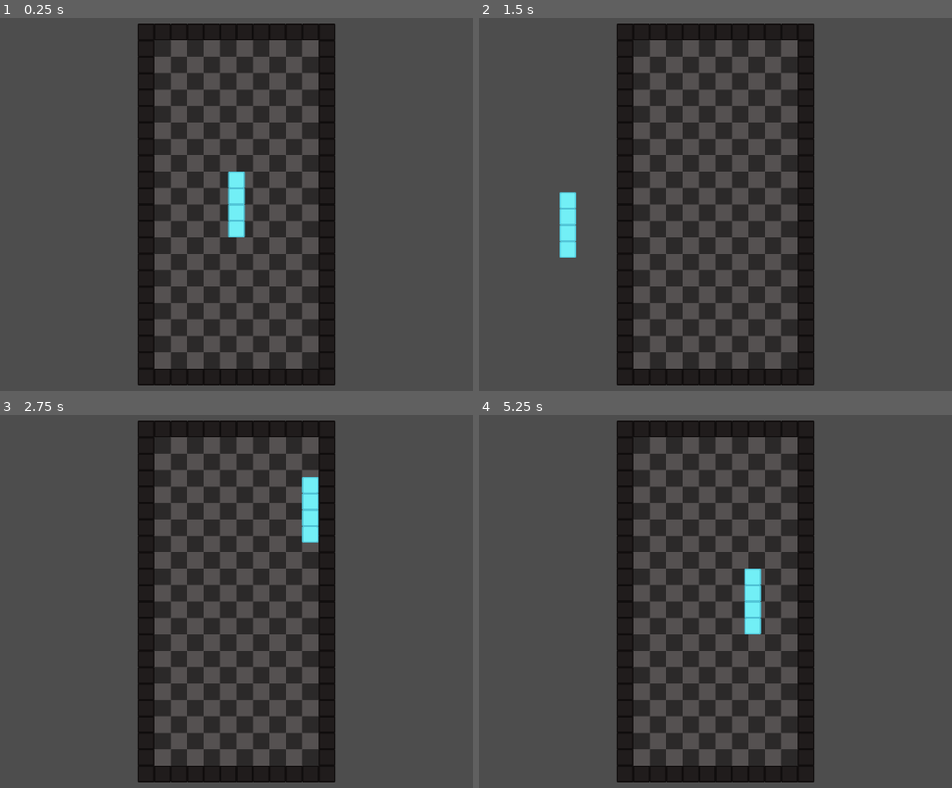
Above: before the commit, frames 1-4 (two rows, left to right).
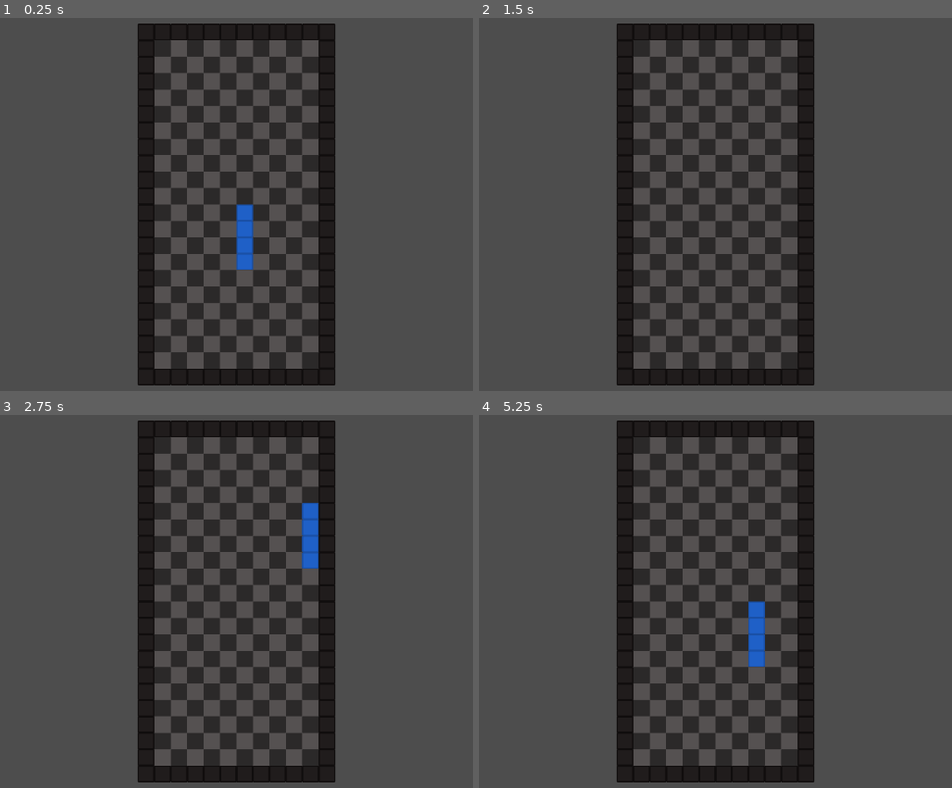
Above: after the commit, the same moments.

Repository: david8zhang/ram-manager
Game: Godot game, scene res://scenes/Main.tscn
Same seed, same stepped clock (60 frames per second), same inputs: the game is played once before the commit and once after it.
Inputs (mouse positions are in pixels of both pictures, inside the frame that each line leads up to):
- Up to frame 1 (0.25 s): no input
- Up to frame 2 (1.5 s): tap Enter at 0.5 s; move the mouse to (876, 182) at 0.52 s; tap Space at 1.25 s; move the mouse to (568, 226) at 1.27 s
- Up to frame 3 (2.75 s): tap Enter at 2 s; move the mouse to (312, 508) at 2.02 s
- Up to frame 4 (5.25 s): tap Space at 2.75, 4.25 s; move the mouse to (677, 683) at 2.77 s; tap Enter at 3.5 s; move the mouse to (937, 664) at 3.52 s; move the mouse to (493, 538) at 4.27 s; move the mouse to (753, 601) at 5.02 s

The runs differ from the first frame. In frame 1, 1.1% of the frame differs, in the area x 48-54%, y 41-68%; in frame 2, 0.6%; in frame 3, 0.9%; in frame 4, 1.0%.

Commit message:
added preview block logic for line piece

Diff:
--- a/prefabs/Block.tscn
+++ b/prefabs/Block.tscn
@@ -1,10 +1,6 @@
-[gd_scene load_steps=3 format=3 uid="uid://b54yhaxshm837"]
+[gd_scene load_steps=2 format=3 uid="uid://8l0tq27lc43b"]
 
-[ext_resource type="Script" path="res://scripts/Block.gd" id="1_utlxb"]
-[ext_resource type="Texture2D" uid="uid://c65m7nbc6l6wv" path="res://assets/placeholder/multi/O.png" id="2_6htxc"]
+[ext_resource type="Texture2D" uid="uid://3dpp3fyhwio1" path="res://assets/placeholder/single/Blue.png" id="2_a6wsc"]
 
-[node name="Block" type="Node2D"]
-script = ExtResource("1_utlxb")
-
-[node name="Sprite2D" type="Sprite2D" parent="."]
-texture = ExtResource("2_6htxc")
+[node name="Block" type="Sprite2D"]
+texture = ExtResource("2_a6wsc")
--- a/prefabs/Board.tscn
+++ b/prefabs/Board.tscn
@@ -1,10 +1,12 @@
-[gd_scene load_steps=3 format=3 uid="uid://cimhebjccj8f7"]
+[gd_scene load_steps=4 format=3 uid="uid://cimhebjccj8f7"]
 
 [ext_resource type="Texture2D" uid="uid://cp5pdspumy0iq" path="res://assets/placeholder/Board.png" id="1_kke8e"]
 [ext_resource type="Script" path="res://scripts/Board.gd" id="1_qcpev"]
+[ext_resource type="PackedScene" uid="uid://8l0tq27lc43b" path="res://prefabs/Block.tscn" id="2_ny7pc"]
 
 [node name="Board" type="Node2D"]
 script = ExtResource("1_qcpev")
+block_scene = ExtResource("2_ny7pc")
 
 [node name="Sprite2D" type="Sprite2D" parent="."]
 texture = ExtResource("1_kke8e")
--- a/prefabs/Player.tscn
+++ /dev/null
@@ -1,6 +0,0 @@
-[gd_scene load_steps=2 format=3 uid="uid://ddb2vcq62qq1b"]
-
-[ext_resource type="Script" path="res://scripts/Player.gd" id="1_nfb4c"]
-
-[node name="Player" type="Node2D"]
-script = ExtResource("1_nfb4c")
--- a/scenes/Main.tscn
+++ b/scenes/Main.tscn
@@ -1,12 +1,10 @@
-[gd_scene load_steps=4 format=3 uid="uid://dramux1asfstc"]
+[gd_scene load_steps=3 format=3 uid="uid://dramux1asfstc"]
 
 [ext_resource type="Script" path="res://scripts/Game.gd" id="1_l37a8"]
 [ext_resource type="PackedScene" uid="uid://cimhebjccj8f7" path="res://prefabs/Board.tscn" id="2_tikg1"]
-[ext_resource type="PackedScene" uid="uid://b54yhaxshm837" path="res://prefabs/Block.tscn" id="3_wisid"]
 
 [node name="Main" type="Node2D"]
 script = ExtResource("1_l37a8")
-block_scene = ExtResource("3_wisid")
 
 [node name="Board" parent="." instance=ExtResource("2_tikg1")]
 
--- a/scripts/Block.gd
+++ /dev/null
@@ -1,28 +0,0 @@
-class_name Block
-extends Node2D
-
-enum BlockType {
-	LINE,
-	L,
-	J,
-	SQUARE,
-	S,
-	Z,
-	T
-}
-
-var block_width
-var block_height
-
-@onready var sprite = $Sprite2D as Sprite2D
-
-func _ready():
-	sprite.visible = false
-
-func create(block_type: BlockType):
-	match block_type:
-		BlockType.LINE:
-			sprite.texture = load("res://assets/placeholder/multi/I.png")
-		BlockType.L:
-			sprite.texture = load("res://assets/placeholder/multi/L.png")
-	sprite.visible = true
--- a/scripts/Board.gd
+++ b/scripts/Board.gd
@@ -1,29 +1,92 @@
 class_name Board
 extends Node2D
 
+enum MultiBlockType {
+	LINE,
+	L,
+	J,
+	SQUARE,
+	S,
+	Z,
+	T
+}
+
 @onready var sprite = $Sprite2D
 @onready var game = get_node("/root/Main") as Game
+@export var block_scene: PackedScene
 
 var top_left: Vector2
 var block_size = 64
 var width = 10
 var height = 20
+var grid = []
+var mblock_type_to_place = MultiBlockType.LINE
+
+var curr_block_pieces = []
 
 # Called when the node enters the scene tree for the first time.
 func _ready():
 	var top_left_x = sprite.global_position.x - (block_size * (width / 2))
 	var top_left_y = sprite.global_position.y - (block_size * (height / 2))
 	top_left = Vector2(top_left_x, top_left_y)
+	init_grid()
 
-func convert_mouse_pos_to_board_pos(mouse_pos: Vector2):
-	var board_col = floor((mouse_pos.x - top_left.x) / block_size)
-	var board_row = floor((mouse_pos.y - top_left.y) / block_size)
+# Initialize board grid
+func init_grid():
+	for i in height:
+		grid.append([])
+		for j in width:
+			grid[i].append(false)
+
+func convert_world_pos_to_board_pos(world_pos: Vector2):
+	var board_col = floor((world_pos.x - top_left.x) / block_size)
+	var board_row = floor((world_pos.y - top_left.y) / block_size)
 	if board_row >= 0 and board_row < height and board_col >= 0 and board_col < width:
 		var board_pos = Vector2(board_row, board_col)
 		return board_pos
 	return Vector2(-1, -1)
 
+func convert_board_pos_to_world_pos(board_pos: Vector2):
+	var world_x = board_pos.y * block_size + top_left.x + (block_size / 2)
+	var world_y = board_pos.x * block_size + top_left.y + (block_size / 2)
+	return Vector2(world_x, world_y)
+
 func _process(delta):
 	var camera = game.camera as Camera2D
 	var mouse_pos = camera.get_global_mouse_position()
-	convert_mouse_pos_to_board_pos(mouse_pos)
+	var board_pos = convert_world_pos_to_board_pos(mouse_pos)
+	preview_place_block(mblock_type_to_place, board_pos)
+
+
+func preview_place_block(mblock_type: MultiBlockType, board_pos: Vector2):
+	clear_curr_block_pieces()
+	if board_pos != Vector2(-1, -1):
+		match mblock_type:
+			MultiBlockType.LINE:
+				preview_line_block(board_pos)
+			MultiBlockType.L:
+				pass
+			MultiBlockType.J:
+				pass
+			MultiBlockType.SQUARE:
+				pass
+			MultiBlockType.S:
+				pass
+			MultiBlockType.Z:
+				pass
+			MultiBlockType.T:
+				pass
+
+func clear_curr_block_pieces():
+	for piece in curr_block_pieces:
+		piece.queue_free()
+	curr_block_pieces = []
+
+func preview_line_block(board_pos: Vector2):
+	for i in range(0, 4):
+		var block_pos = Vector2(board_pos.x + i, board_pos.y)
+		var world_pos = convert_board_pos_to_world_pos(block_pos)
+		var new_block = block_scene.instantiate() as Sprite2D
+		add_child(new_block)
+		new_block.global_position = world_pos
+		curr_block_pieces.append(new_block)
--- a/scripts/Game.gd
+++ b/scripts/Game.gd
@@ -3,17 +3,7 @@
 
 @onready var board = $Board as Board
 @onready var camera = $Camera2D as Camera2D
-@export var block_scene: PackedScene
-
-var block_to_place: Block
 
 # Called when the node enters the scene tree for the first time.
 func _ready():
-	block_to_place = block_scene.instantiate() as Block
-	add_child(block_to_place)
-	block_to_place.create(Block.BlockType.LINE)
-
-
-func _process(delta):
-	var mouse_position = camera.get_global_mouse_position()
-	block_to_place.global_position = mouse_position
+	pass
--- a/scripts/Player.gd
+++ /dev/null
@@ -1,8 +0,0 @@
-class_name Player
-extends Node2D
-
-var block_to_place: Block
-
-# Called when the node enters the scene tree for the first time.
-func _ready():
-	pass
